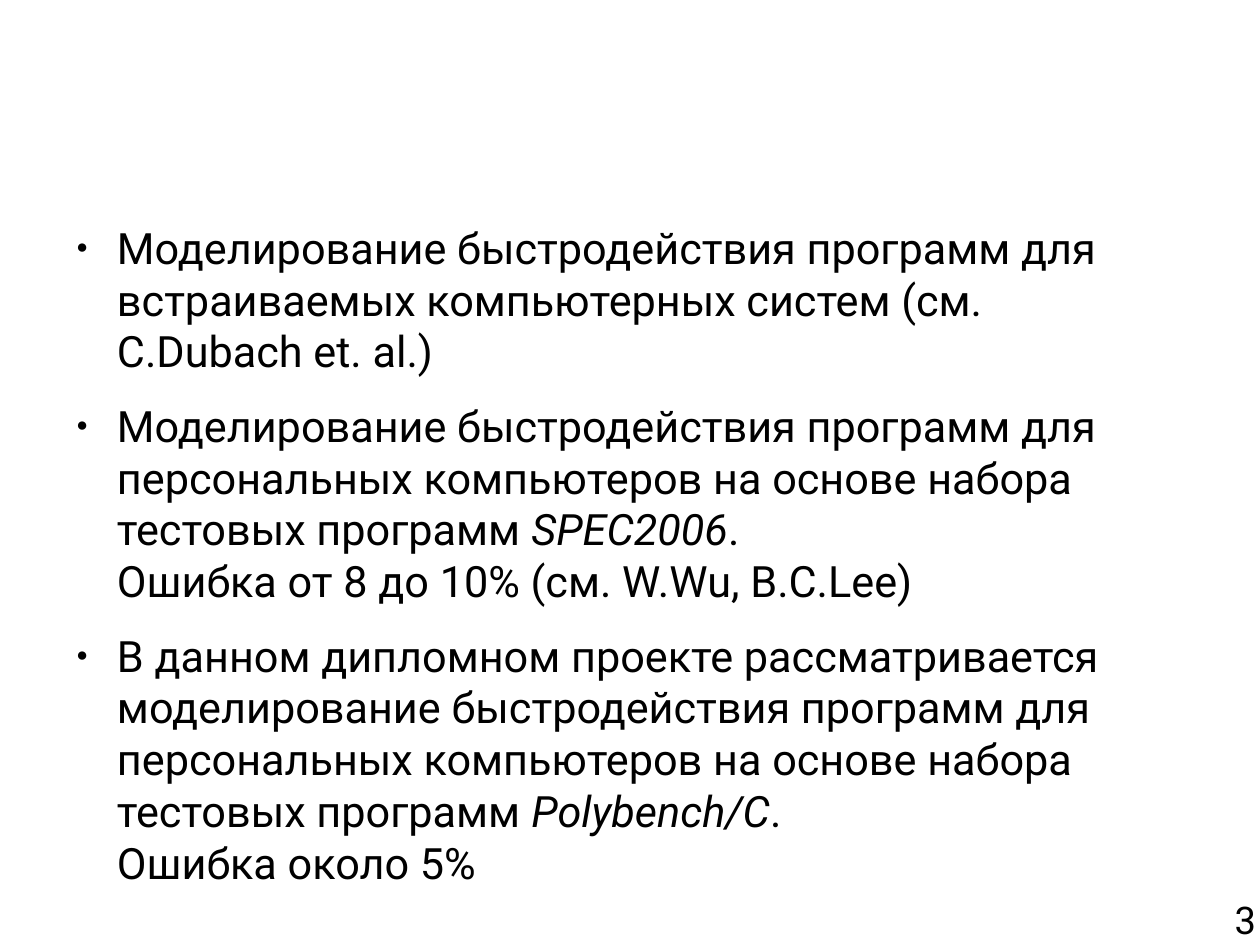
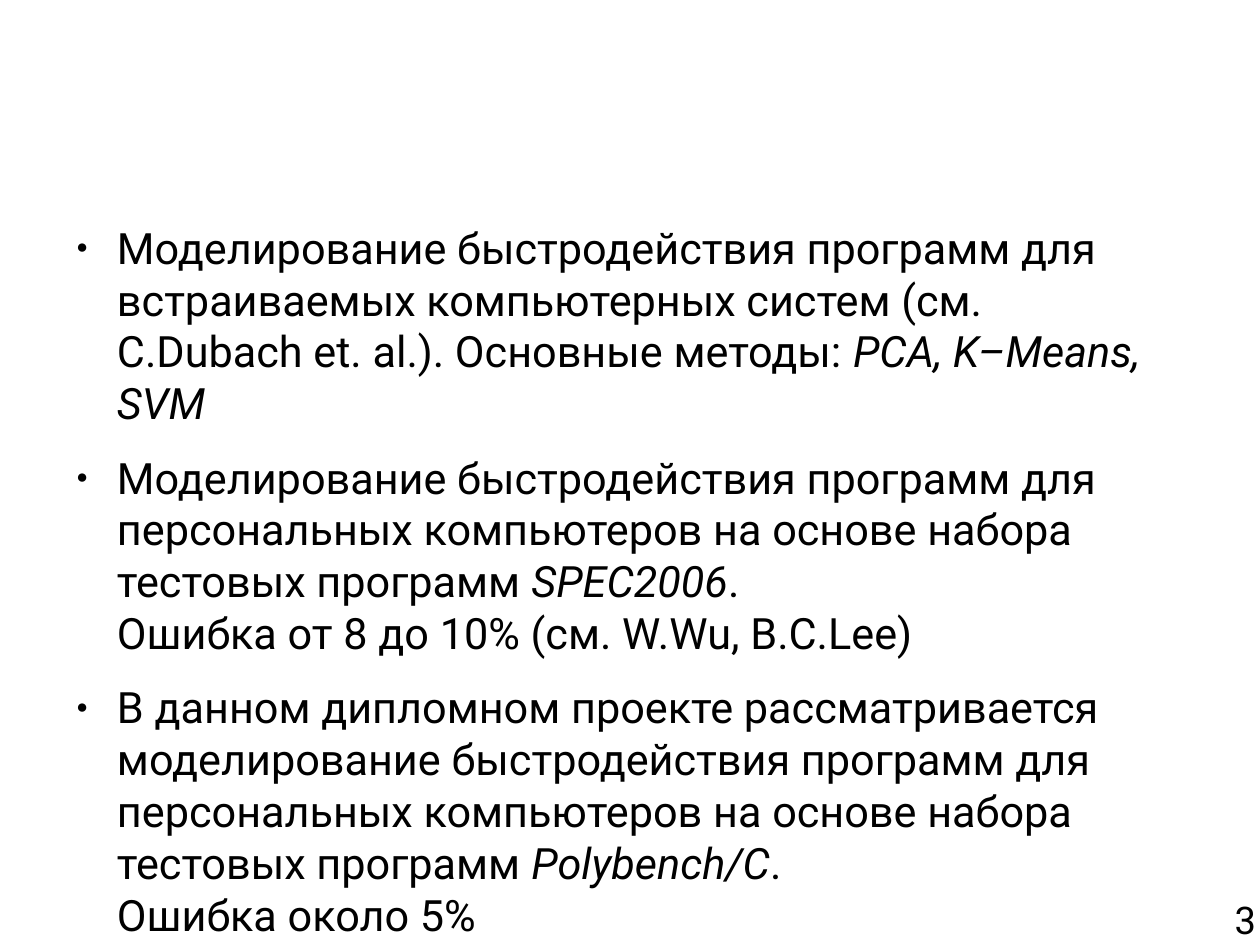
Before and after one commit to mkpankov/adaptor, a slide deck: slide 3 of diploma/defense/brochure.odp. Drawn at 1260x945 pixels with LibreOffice and Linux fonts; fonts in the diff are those of the drawing; background and template pictures are left out. Boxes give left, top, right and bottom in pixels: in the first picture for what was removed or moved away, otherwise in the second. Text is boxed around its words. In the diff, an @@ line names an element or a change of style, - is before the commit and + after.

```diff
--- a/diploma/defense/brochure.odp
+++ b/diploma/defense/brochure.odp
@@ text at [117,231,1140,420]: text changed @@
-● Моделирование быстродействия программ для встраиваемых компьютерных систем (см. C.Dubach et. al.)
+● Моделирование быстродействия программ для встраиваемых компьютерных систем (см. C.Dubach et. al.). Основные методы: PCA, K–Means, SVM
```
Also in this commit, not shown: 1 other slide changed.
